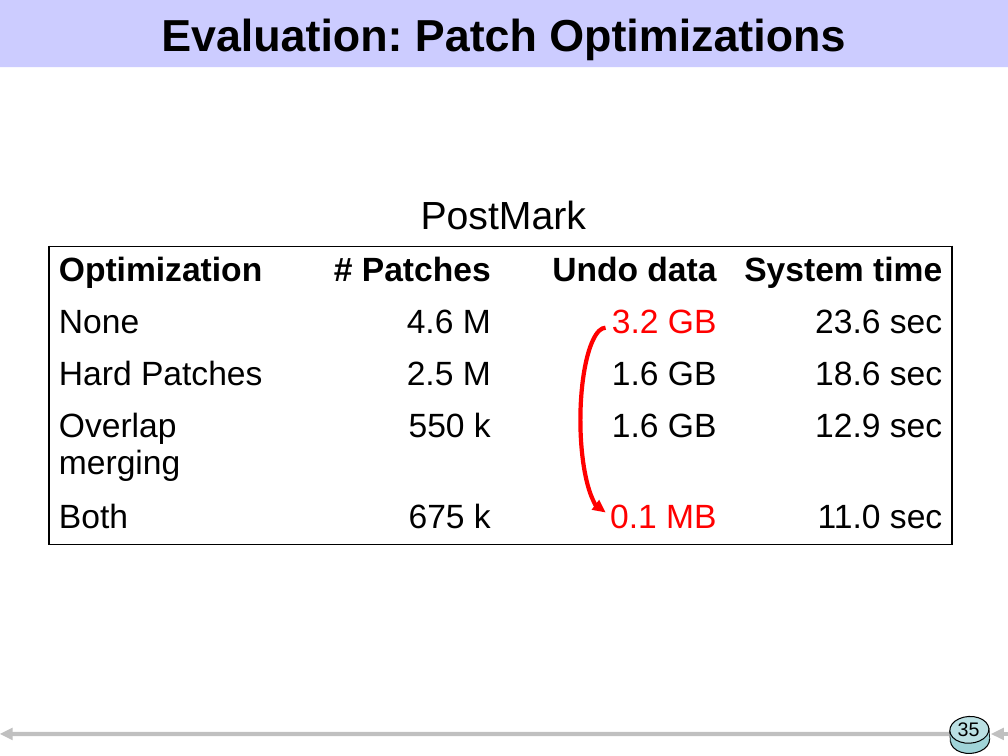
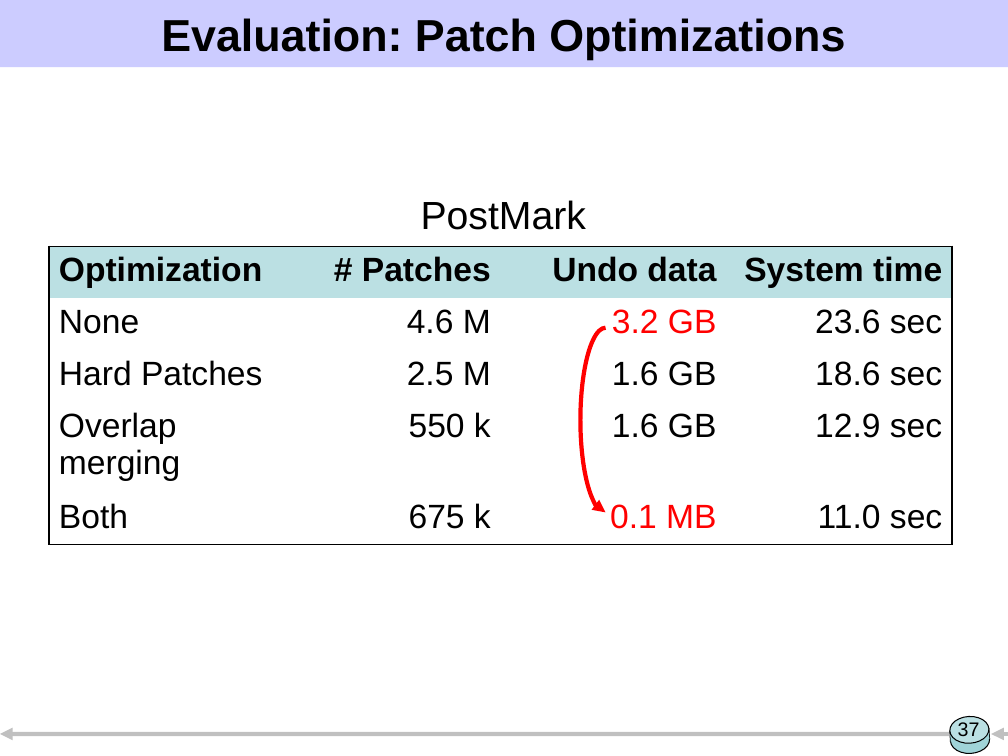
Before and after one commit to ucla-readable/fstitch-doc, a slide deck: slide 37 of sosp/pres.ppt (slide 35 before the commit). Drawn at 1008x756 pixels with LibreOffice and Linux fonts; fonts in the diff are those of the drawing. Boxes give left, top, right and bottom in pixels: in the first picture for what was removed or moved away, otherwise in the second. Text is boxed around its words. In the diff, an @@ line names an element or a change of style, - is before the commit and + after.

```diff
--- a/sosp/pres.ppt
+++ b/sosp/pres.ppt
@@ table at [49, 246, 953, 544] @@
@@ fill none to #BBE0E3 in row 1 @@
@@ page number at [958, 722, 980, 741]: text changed @@
-35
+37
```
Also in this commit, not shown: 18 other slides changed, 6 slides added, 4 slides removed.
